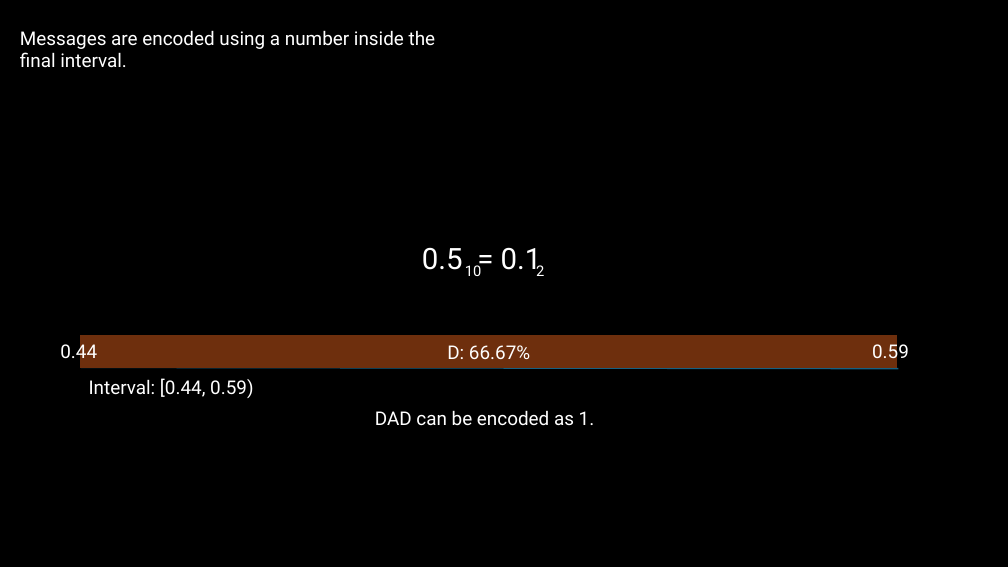
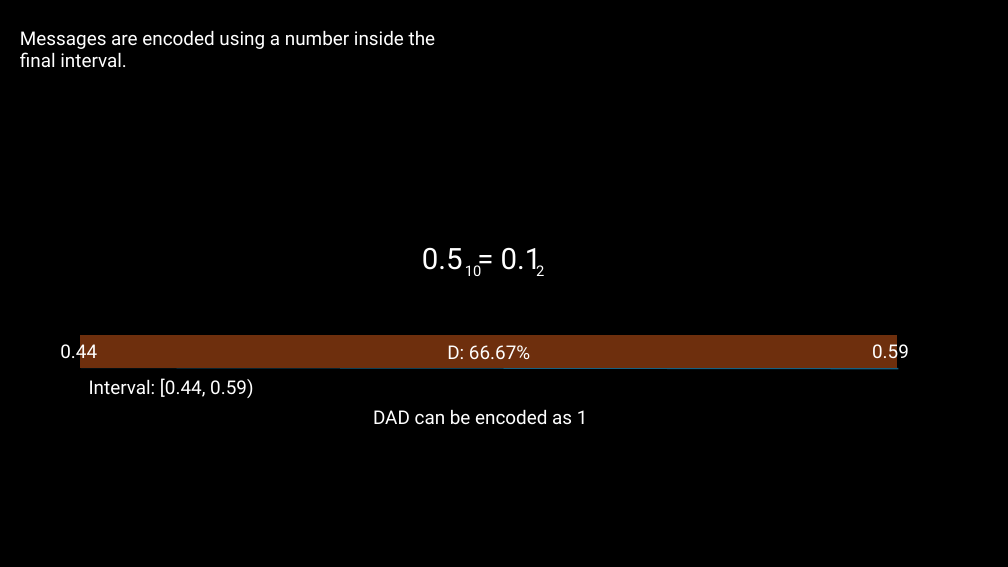
Before and after one commit to Tom-Croft/ECM3428, a slide deck: slide 10 of project_presentation.pptx. Drawn at 1008x567 pixels with LibreOffice and Linux fonts; fonts in the diff are those of the drawing. Boxes give left, top, right and bottom in pixels: in the first picture for what was removed or moved away, otherwise in the second. Text is boxed around its words. In the diff, an @@ line names an element or a change of style, - is before the commit and + after.

```diff
--- a/project_presentation.pptx
+++ b/project_presentation.pptx
@@ text at <box>373,409,588,425</box>: text changed @@
-DAD can be encoded as 1.
+DAD can be encoded as 1
```
Also in this commit, not shown: 7 other slides changed.
